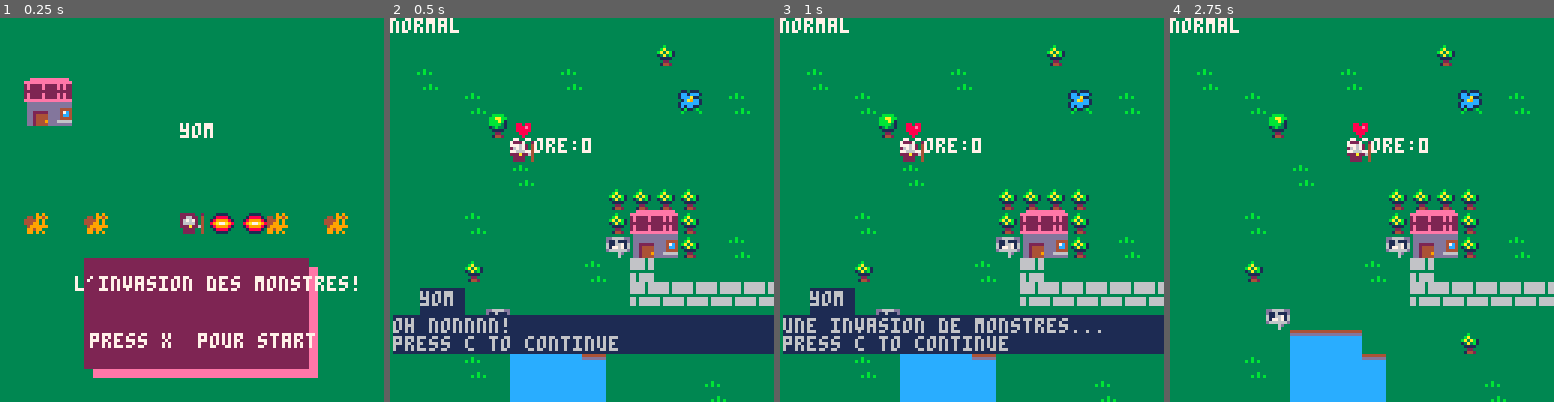
Above: before the commit, frames 1-4 (left to right).
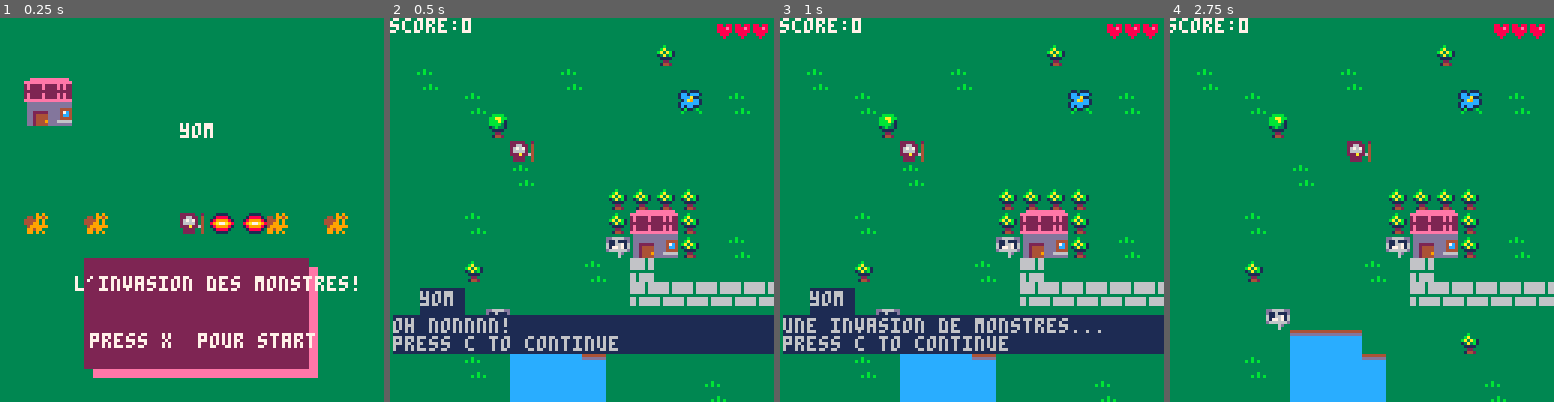
Above: after the commit, the same moments.

Repository: adatechschool/doris-pico-8-mickael-yoann-onat
Game: PICO-8 cartridge yom.p8
Same seed, same stepped clock (60 frames per second), same inputs: the game is played once before the commit and once after it.
Inputs:
- Up to frame 1 (0.25 s): no input
- Up to frame 2 (0.5 s): tap X (X key) at 0.33 s
- Up to frame 3 (1 s): tap O (Z key) at 0.7 s
- Up to frame 4 (2.75 s): tap X (X key) at 1.07, 1.85 s; hold Right 1.6-2.1 s; tap O (Z key) at 1.7, 2.1, 2.5 s; hold Up 2.15-2.42 s; hold Right from 2.47 s (still down)

Frame 1 is identical in both runs. In frame 2, 1.1% of the frame differs, in the area x 0-99%, y 0-36%; in frame 3, 1.1%; in frame 4, 1.3%, in the area x 0-98%, y 0-36%.

Commit message:
Score+vie

Diff:
--- a/yom.p8
+++ b/yom.p8
@@ -3,6 +3,8 @@
 __lua__
 
 function _init()
+hud_x=0
+hud_y=0
  create_player()
  sorts={}
  enemies={}
@@ -26,7 +28,7 @@
 	if not messages[1] then
 		player_movement()
 		count_time +=1
-end
+	end
 
 	update_camera()
 	if (btnp(❎)) shoot()
@@ -36,7 +38,7 @@
 		count_time=0
 	end
 	update_enemies()
-
+	whereIs_topLeft()
 
 end
 
@@ -51,7 +53,7 @@
 	draw_msg()
 	hud()
 	draw_ui()
-	print("score:"..score,p.x*8+p.ox,p.y*8+p.oy,7)
+	print("score:"..score,hud_x,hud_y,7)
 
 
 	--enemies
@@ -105,18 +107,35 @@
 	print(c_title_text,25,86,7)
  print("press x  pour start",30,105,7)
  c_title_text="l'invasion des monstres!"
- end
-
+end
+
+function whereIs_topLeft()
+if(p.x<=7) then
+	hud_x = 0
+else
+	hud_x = p.x*8+p.ox-7.5*8
+end
+if(p.y<=7) then
+	hud_y = 0
+else
+	hud_y = p.y*8+p.oy-7.5*8
+end
+end
 
  function hud()
---bar(p.hp/100,5,50,8,40,8,2)
-		if p.life==3 then
-			spr(65,p.x*8+p.ox,p.y*8-7+p.oy)
-		elseif p.life==2 then
-			spr(66,p.x*8+p.ox,p.y*8-7+p.oy)
-		elseif p.life==1 then
-			spr(67,p.x*8+p.ox,p.y*8-7+p.oy)
---print(spr(43))
+
+	if p.life==3 then
+		spr(65,hud_x+107,hud_y)
+	  	spr(65,hud_x+113,hud_y)
+	  	spr(65,hud_x+119,hud_y)
+  	elseif p.life==2 then
+		spr(65,hud_x+107,hud_y)
+		spr(65,hud_x+113,hud_y)
+		spr(67,hud_x+119,hud_y)
+   elseif p.life==1 then
+		spr(65,hud_x+107,hud_y)
+		spr(67,hud_x+113,hud_y)
+		spr(67,hud_x+119,hud_y)
 
  end
 end
@@ -192,7 +211,6 @@
 
 function draw_player()
 	spr(p.sprite,p.x*8+p.ox,p.y*8+p.oy)
-	print(p.state)
 
 end
 
@@ -488,11 +506,42 @@
 
 
 		for s in all(sorts) do
-
-
 			if ((s.x-e.x)<0.8) and ((s.y-e.y)<0.8) and ((s.x-e.x>-0.8)) and ((s.y-e.y)>-0.8)then
-				e.life -=1
-				del(sorts,s)
+				if p.state=="normal" then
+					e.life -=1
+				end
+
+				if p.state=="fire" then
+				 if e.state=="water" then
+				 	e.life -=0
+				 elseif e.state=="plant" then
+				 	e.life -=2
+				 else
+				 	e.life -=1
+					end
+				end
+
+				if p.state=="water" then
+				 if e.state=="plant" then
+				 	e.life -=0
+				 elseif e.state=="fire" then
+				 	e.life -=2
+				 else
+				 	e.life -=1
+					end
+				end
+
+				if p.state=="plant" then
+				 if e.state=="fire" then
+				 	e.life -=0
+				 elseif e.state=="water" then
+				 	e.life -=2
+				 else
+				 	e.life -=1
+					end
+				end
+
+			del(sorts,s)
 			end
 
 		end
